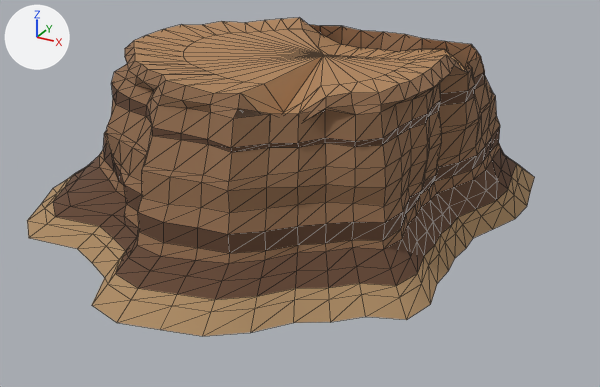
Renders of the glTF model assets/racing/raid/kaki-raid-environment-kit-v1.glb from each side of a commit.
Before and after are seen from a 50 mm camera at (47.9, -89.9, 45.7) aimed at (-0.3, -2.3, 1.9). Lighting does not change. The marker at upper left points along +X, +Y and +Z. The older version comes first. Mesh edges are drawn as thin lines. Where no turn or scale is listed for an object, it has been applied to the vertices.

Objects in the first picture: 'RaidMesa-0-body'.
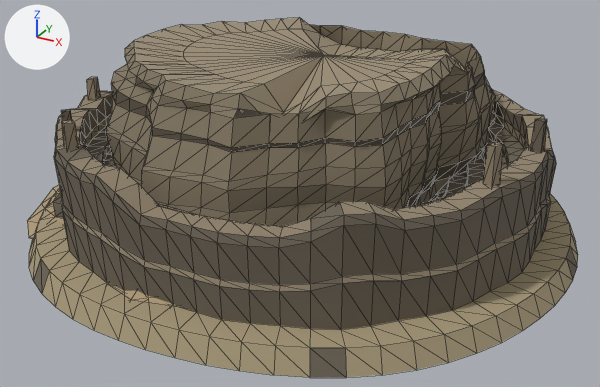
Boxes (x1, y1, x2, y2) around the edits, measured in the pictures (600 x 387 px):
'RaidMesa-0-body', recoloured: (27, 18, 496, 306) in both
'RaidAmphitheatre-0-body', added: after (29, 77, 578, 377)
    faces in mat_raidruinshade (brown #6d6356): (33, 89, 577, 377)
    faces in mat_raidruinsand (beige #aa9b7c): (29, 188, 578, 377)
    faces in mat_raidruinstone (brown #92856f): (56, 77, 554, 292)

What changed in the scene script:
```text
Change mat_raidrock:
    mat_raidrock.base_color: (0.285, 0.152, 0.076) -> (0.238, 0.196, 0.132)  # brown #916d4e -> brown #867a66
Change mat_raidrockdark:
    mat_raidrockdark.base_color: (0.128, 0.062, 0.033) -> (0.108, 0.088, 0.06)  # brown #644633 -> brown #5c5445
Change mat_raidsandapron:
    mat_raidsandapron.base_color: (0.42, 0.262, 0.128) -> (0.43, 0.33, 0.196)  # brown #ad8c64 -> beige #af9b7a
Change mat_raidrockwarm:
    mat_raidrockwarm.base_color: (0.445, 0.24, 0.108) -> (0.333, 0.274, 0.185)  # brown #b2865c -> brown #9c8f77
Add mat_raidruinsand:
    mat_raidruinsand = principled_material('RaidRuinSand')
    mat_raidruinsand.base_color = (0.4, 0.33, 0.202)  # beige #aa9b7c
    mat_raidruinsand.roughness = 0.96
Add mat_raidruinshade:
    mat_raidruinshade = principled_material('RaidRuinShade')
    mat_raidruinshade.base_color = (0.152, 0.126, 0.092)  # brown #6d6356
    mat_raidruinshade.roughness = 0.94
Add mat_raidruinstone:
    mat_raidruinstone = principled_material('RaidRuinStone')
    mat_raidruinstone.base_color = (0.288, 0.234, 0.158)  # brown #92856f
    mat_raidruinstone.roughness = 0.9
Add me_raidamphitheatre_0_body:
    me_raidamphitheatre_0_body.from_pydata(...)  # 1805 vertices, 3378 faces; spans x -36.3..34.8, y -35.3..37.4, z -2.6..16.5
    # faces by material slot: [1140, 1636, 602]
    me_raidamphitheatre_0_body.materials.append(mat_raidruinstone)  # brown #92856f
    me_raidamphitheatre_0_body.materials.append(mat_raidruinshade)  # brown #6d6356
    me_raidamphitheatre_0_body.materials.append(mat_raidruinsand)  # beige #aa9b7c
Add ob_raidamphitheatre_0_body:
    ob_raidamphitheatre_0_body = bpy.data.objects.new('RaidAmphitheatre-0-body', me_raidamphitheatre_0_body)
    ob_raidamphitheatre_0_body.location = (0.0, 0.0, 0.0)
```
